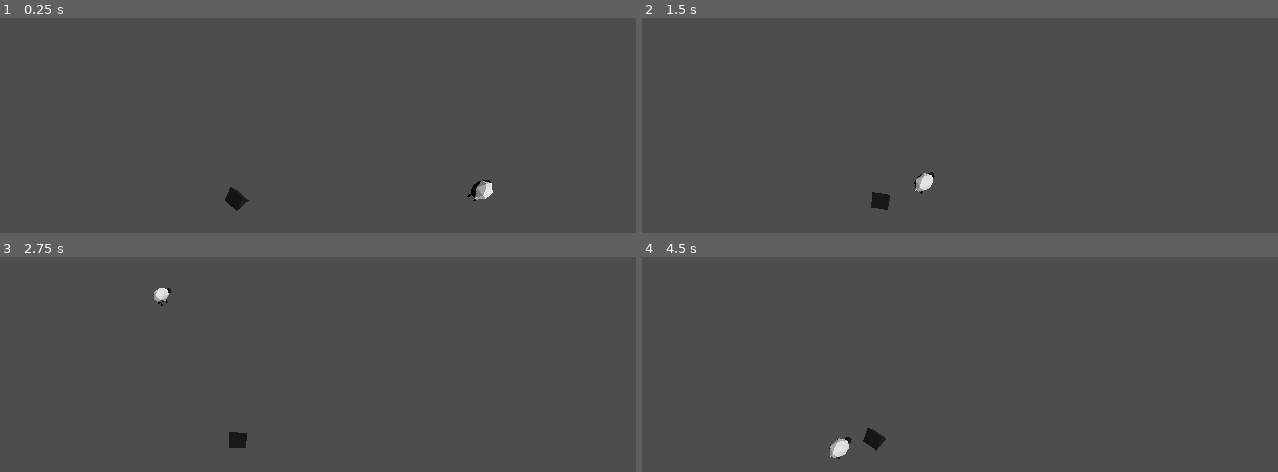
Above: before the commit, frames 1-4 (two rows, left to right).
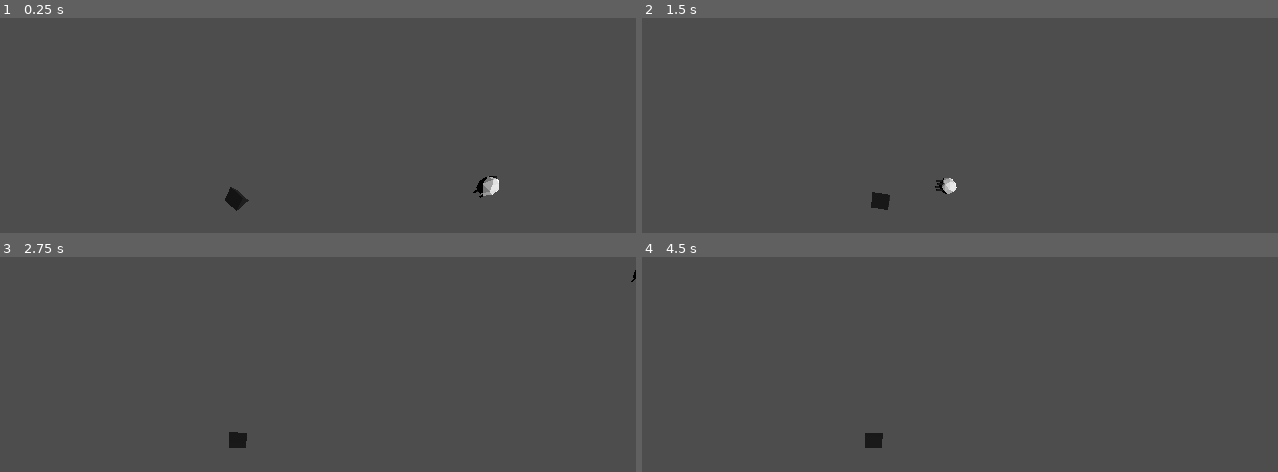
Above: after the commit, the same moments.

Repository: thygrrr/minijam-2023-11
Game: Godot game, scene res://game-moritz.tscn
Same seed, same stepped clock (60 frames per second), same inputs: the game is played once before the commit and once after it.
Inputs:
- Up to frame 1 (0.25 s): no input
- Up to frame 2 (1.5 s): hold D (right) 0.53-1.28 s; hold S (down) from 1.28 s (still down)
- Up to frame 3 (2.75 s): release S (down) at 2.03 s; hold D (right) from 2.03 s (still down)
- Up to frame 4 (4.5 s): release D (right) at 2.78 s; hold W (up) 2.78-3.53 s; hold A (left) from 3.53 s (still down)

The runs differ from the first frame. In frame 1, 0.3% of the frame differs, in the area x 73-79%, y 73-86%; in frame 2, 0.4%, in the area x 42-50%, y 71-82%; in frame 3, 0.2%; in frame 4, 0.3%.

Commit message:
simple evastion

Diff:
--- a/actors/sheep.tscn
+++ b/actors/sheep.tscn
@@ -1,31 +1,28 @@
 [gd_scene load_steps=5 format=3 uid="uid://cf1r412lc4j4y"]
 
 [ext_resource type="PackedScene" uid="uid://csa04bbxl75xp" path="res://actors/SM_Sheep.glb" id="1_0vio2"]
-[ext_resource type="Script" path="res://code/SheepEvasion.gd" id="1_dfq6n"]
+[ext_resource type="Script" path="res://code/Sheep.gd" id="1_ycmc6"]
 
 [sub_resource type="SphereShape3D" id="SphereShape3D_bx7et"]
 
 [sub_resource type="SphereShape3D" id="SphereShape3D_j67cp"]
 radius = 5.0
 
-[node name="Sheep" type="Node3D"]
-script = ExtResource("1_dfq6n")
-metadata/SheepEvasion = false
+[node name="Sheep" type="RigidBody3D"]
+top_level = true
+script = ExtResource("1_ycmc6")
+
+[node name="CollisionShape3D" type="CollisionShape3D" parent="."]
+shape = SubResource("SphereShape3D_bx7et")
 
 [node name="Sheep Mesh" type="Node3D" parent="."]
 
 [node name="SM_Sheep" parent="Sheep Mesh" instance=ExtResource("1_0vio2")]
-
-[node name="RigidBody3D" type="RigidBody3D" parent="."]
-script = ExtResource("1_dfq6n")
-
-[node name="CollisionShape3D" type="CollisionShape3D" parent="RigidBody3D"]
-shape = SubResource("SphereShape3D_bx7et")
 
 [node name="Area3D" type="Area3D" parent="."]
 
 [node name="CollisionShape3D" type="CollisionShape3D" parent="Area3D"]
 shape = SubResource("SphereShape3D_j67cp")
 
-[connection signal="area_exited" from="Area3D" to="." method="_on_area_3d_area_exited"]
 [connection signal="body_entered" from="Area3D" to="." method="_on_area_3d_body_entered"]
+[connection signal="body_exited" from="Area3D" to="." method="_on_area_3d_body_exited"]
--- a/code/FollowCamera.gd
+++ b/code/FollowCamera.gd
@@ -4,5 +4,5 @@
 @export var scaling : Vector3
 
 # Called every frame. 'delta' is the elapsed time since the previous frame.
-func _process(delta: float) -> void:
+func _process(_delta: float) -> void:
 	position = scaling * target.global_position
--- a/code/KinematicController.gd
+++ b/code/KinematicController.gd
@@ -10,7 +10,7 @@
 
 func _physics_process(delta: float) -> void:
 	var input_dir := Input.get_vector("left", "right", "up", "down")
-	var v := Vector3.ZERO
+	#var v := Vector3.ZERO
 
 	# Polynomial input scaling
 	input_dir = m.pow2(input_dir, 0.7)
@@ -36,6 +36,3 @@
 	direction = velocity.normalized()
 
 	move_and_slide()
-
-func _on_collision_body_body_entered(body: Node3D) -> void:
-	pass
--- /dev/null
+++ b/code/Sheep.gd
@@ -0,0 +1,35 @@
+extends RigidBody3D
+
+var dog : Node3D
+var mirrored : bool
+
+var move_direction : Vector3 = Vector3.ZERO
+@export var move_speed : float = 1
+
+func _physics_process(delta):
+	if dog:
+		chase_or_flee()
+	else:
+		move_direction = Vector3.ZERO
+	add_constant_central_force(move_direction * move_speed)
+
+
+
+func chase_or_flee():
+	var direction : Vector3 = (self.global_position - dog.global_position)
+	if mirrored:
+		direction *= -1
+
+	move_direction = direction.normalized()
+
+func _on_area_3d_body_entered(body):
+	if body.name == "Dog Controller":
+		dog = body
+
+
+func _on_area_3d_area_exited(area):
+	dog = null
+
+
+func _on_area_3d_body_exited(body):
+	pass # Replace with function body.
--- a/code/SheepEvasion.gd
+++ /dev/null
@@ -1,17 +0,0 @@
-extends Node
-
-var dog : Node3D
-
-func _process(delta):
-	#Move away from dog
-	if dog:
-		print("want to move away.")
-
-
-func _on_area_3d_body_entered(body):
-	if body.name == "Dog Controller":
-		dog = body
-
-
-func _on_area_3d_area_exited(area):
-	dog = null
--- a/project.godot
+++ b/project.godot
@@ -17,6 +17,22 @@
 
 [input]
 
+move_up={
+"deadzone": 0.5,
+"events": []
+}
+move_down={
+"deadzone": 0.5,
+"events": []
+}
+move_left={
+"deadzone": 0.5,
+"events": []
+}
+move_right={
+"deadzone": 0.5,
+"events": []
+}
 up={
 "deadzone": 0.5,
 "events": [Object(InputEventKey,"resource_local_to_scene":false,"resource_name":"","device":0,"window_id":0,"alt_pressed":false,"shift_pressed":false,"ctrl_pressed":false,"meta_pressed":false,"pressed":false,"keycode":0,"physical_keycode":87,"key_label":0,"unicode":0,"echo":false,"script":null)
